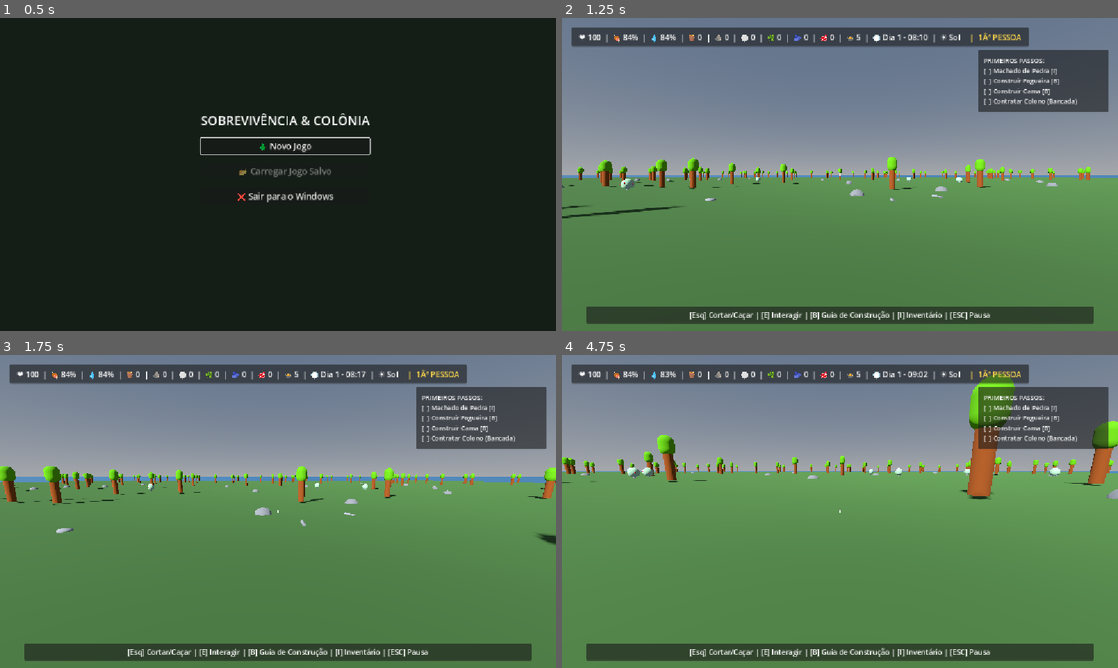
Above: before the commit, frames 1-4 (two rows, left to right).
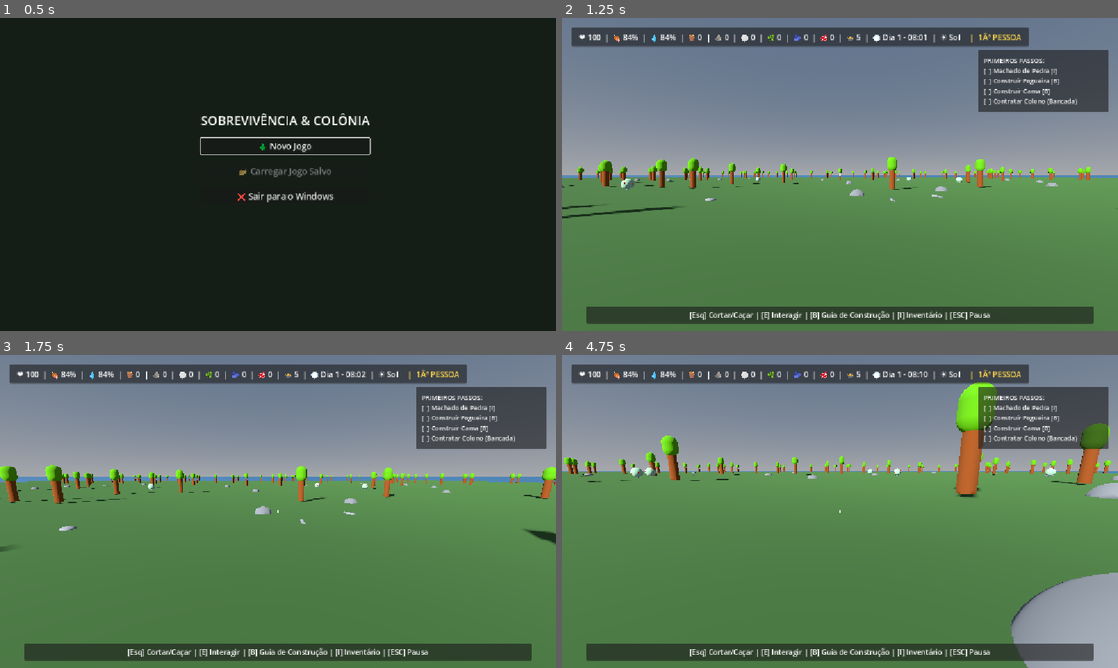
Above: after the commit, the same moments.

Repository: joaomagdaleno/prototipo-colonia
Game: Godot game, scene res://ui/MenuPrincipal.tscn
Two runs of this game, one before a commit and one after it. Both use one fixed random seed, a clock stepped at 60 frames per second and the inputs below.
Inputs (mouse positions are in pixels of both pictures, inside the frame that each line leads up to):
- Up to frame 1 (0.5 s): no input
- Up to frame 2 (1.25 s): click "🌲 Novo Jogo" at 0.5 s
- Up to frame 3 (1.75 s): tap Enter (ui_accept) at 1.25 s; move the mouse to (305, 511) at 1.27 s; press the mouse at (305, 511) at 1.28 s; hold W (mover_frente) from 1.28 s (still down); tap Space (pular) at 1.52 s; tap E (interagir) at 1.55 s
- Up to frame 4 (4.75 s): keep holding W (mover_frente); move the mouse to (812, 511) at 2.02 s; release the mouse at (812, 511) at 2.03 s; tap E (interagir) at 2.1, 3.05, 4.55 s; tap Space (pular) at 2.27, 3.77, 4.52 s; click (812, 511) at 2.3 s; move the mouse to (851, 505) at 2.77 s; press the mouse at (851, 505) at 2.78 s; move the mouse to (834, 517) at 3.52 s; release the mouse at (834, 517) at 3.53 s; right-click (834, 517) at 3.6 s; click (834, 517) at 3.8 s; move the mouse to (878, 514) at 4.27 s; hold Ctrl (agachar) from 4.28 s (still down)

Frame 1 is identical in both runs. In frame 2, less than 0.1% of the frame differs, in the area x 0-87%, y 5-63%; in frame 3, 1.3%; in frame 4, 9.7%, in the area x 0-100%, y 5-100%.
Error after the commit: Parse Error: Expected indented block after "if" block. (res://player/jogador_interacao.gd:18)

Commit message:
Refina construção, clima e interações
Ajusta módulos de parede/teto para escala 1x1 e melhora o snap de construção (tetos em pisos/tetos vizinhos, muros laterais e apoio sobre pisos). Também corrige o posicionamento do fantasma da câmera.

Na jogabilidade, a fogueira agora consome recursos do inventário ou baú, toca feedback de áudio/luz ao cozinhar e mostra mensagens/dicas mais precisas. Interações com árvores e pedras passaram a exigir machado/picareta de pedra, com bloqueio e orientação no HUD.

No sistema global, reduz a velocidade do tempo e do metabolismo e passa a incrementar o dia ao completar 24h. No inventário, atualiza dica de controles no joystick e adiciona fechamento por teclado/controle (B/Círculo/Start).

Diff:
--- a/buildings/ParedeMadeira.tscn
+++ b/buildings/ParedeMadeira.tscn
@@ -3,17 +3,17 @@
 [ext_resource type="Script" path="res://buildings/estrutura_construivel.gd" id="1_8hkeh"]
 
 [sub_resource type="BoxMesh" id="BoxMesh_parede"]
-size = Vector3(2.0, 2.4, 0.2)
+size = Vector3(1.0, 2.4, 0.2)
 
 [sub_resource type="StandardMaterial3D" id="StandardMaterial3D_madeira"]
 albedo_color = Color(0.55, 0.36, 0.2, 1)
 roughness = 0.85
 
 [sub_resource type="BoxShape3D" id="BoxShape3D_parede"]
-size = Vector3(2.0, 2.4, 0.2)
+size = Vector3(1.0, 2.4, 0.2)
 
 [sub_resource type="BoxShape3D" id="BoxShape3D_interacao"]
-size = Vector3(2.4, 2.6, 0.8)
+size = Vector3(1.2, 2.6, 0.8)
 
 [node name="ParedeMadeira" type="Node3D" unique_id=748192001 groups=["paredes"]]
 script = ExtResource("1_8hkeh")
--- a/buildings/TetoMadeira.tscn
+++ b/buildings/TetoMadeira.tscn
@@ -3,17 +3,17 @@
 [ext_resource type="Script" path="res://buildings/estrutura_construivel.gd" id="1_8hkeh"]
 
 [sub_resource type="BoxMesh" id="BoxMesh_teto"]
-size = Vector3(2.0, 0.15, 2.0)
+size = Vector3(1.0, 0.15, 1.0)
 
 [sub_resource type="StandardMaterial3D" id="StandardMaterial3D_teto"]
 albedo_color = Color(0.48, 0.32, 0.18, 1)
 roughness = 0.9
 
 [sub_resource type="BoxShape3D" id="BoxShape3D_teto"]
-size = Vector3(2.0, 0.15, 2.0)
+size = Vector3(1.0, 0.15, 1.0)
 
 [sub_resource type="BoxShape3D" id="BoxShape3D_interacao"]
-size = Vector3(2.2, 0.6, 2.2)
+size = Vector3(1.1, 0.6, 1.1)
 
 [node name="TetoMadeira" type="Node3D" unique_id=748192002 groups=["tetos"]]
 script = ExtResource("1_8hkeh")
--- a/buildings/estrutura_construivel.gd
+++ b/buildings/estrutura_construivel.gd
@@ -221,20 +221,24 @@
 		print("🌧 A fogueira apagou por causa da chuva! Construa um teto acima dela.")
 		return false
 
-	if Global.carne_crua >= 1:
-		Global.carne_crua -= 1
+	if _obter_total_disponivel("carne_crua") >= 1:
+		_consumir_recurso_global_ou_bau("carne_crua", 1)
 		Global.comida += 8
+		AudioManager.tocar("coleta")
+		if is_instance_valid(luz): luz.light_energy = 5.0
 		print("🍖 Carne assada na fogueira! -1 Carne Crua | +8 Comida Pronta")
 		return true
 
-	elif Global.frutas >= 2:
-		Global.frutas -= 2
+	elif _obter_total_disponivel("frutas") >= 2:
+		_consumir_recurso_global_ou_bau("frutas", 2)
 		Global.comida += 5
+		AudioManager.tocar("coleta")
+		if is_instance_valid(luz): luz.light_energy = 5.0
 		print("🍲 Frutas cozidas! -2 Frutas | +5 Comida Pronta")
 		return true
 
 	else:
-		print("Vocï¿½ precisa de pelo menos 2 frutas cruas para cozinhar na fogueira!")
+		print("Você precisa de 1 Carne Crua ou 2 Frutas para cozinhar na fogueira!")
 		return false
 
 func demolir():
--- a/core/global.gd
+++ b/core/global.gd
@@ -41,7 +41,7 @@
 # Tempo e Clima
 var hora_do_dia: float = 8.0
 var dia_atual: int = 1
-const VELOCIDADE_TEMPO: float = 0.25
+const VELOCIDADE_TEMPO: float = 0.04
 enum Clima { ENSOLARADO, NUBLADO, CHUVA, TEMPESTADE }
 var clima_atual: Clima = Clima.ENSOLARADO
 var _tempo_proximo_clima: float = 45.0
@@ -88,7 +88,8 @@
 	# 1. Ciclo Dia e Noite
 	hora_do_dia += VELOCIDADE_TEMPO * delta
 	if hora_do_dia >= 24.0:
-		hora_do_dia = 0.0
+		hora_do_dia -= 24.0
+		dia_atual += 1
 
 	# 2. Variação Climática
 	_tempo_proximo_clima -= delta
@@ -111,8 +112,8 @@
 		_processar_metabolismo()
 
 func _processar_metabolismo():
-	saciedade_jogador = max(0.0, saciedade_jogador - 0.22)
-	hidratacao_jogador = max(0.0, hidratacao_jogador - 0.32)
+	saciedade_jogador = max(0.0, saciedade_jogador - 0.10)
+	hidratacao_jogador = max(0.0, hidratacao_jogador - 0.14)
 
 	# Cura passiva se bem alimentado, hidratado e fora de perigo
 	if saciedade_jogador >= 70.0 and hidratacao_jogador >= 70.0 and tempo_sem_combate >= 6.0:
--- a/player/camera_aerea.gd
+++ b/player/camera_aerea.gd
@@ -108,7 +108,7 @@
 			pincel.atualizar(pos_bruta)
 		elif is_instance_valid(fantasma):
 			pincel.ocultar()
-			var pos = Vector3(round(pos_bruta.x), pos_bruta.y + 0.5, round(pos_bruta.z))
+			var pos = Vector3(round(pos_bruta.x), pos_bruta.y, round(pos_bruta.z))
 			fantasma.visible = true
 			fantasma.global_position = pos
 			fantasma.rotation.y = rotacao_atual
--- a/player/jogador_interacao.gd
+++ b/player/jogador_interacao.gd
@@ -15,7 +15,15 @@
 	if raycast.is_colliding():
 		var alvo = raycast.get_collider()
 		if alvo.has_method("receber_dano"):
-			var dano = _calcular_dano_contra(alvo)
+			if alvo.is_in_group("arvores") and Global.tier_machado <= 0:
+			AudioManager.tocar("dano")
+			print("🪓 Você precisa fabricar um Machado de Pedra no Inventário [I] para cortar árvores!")
+			return
+		if alvo.is_in_group("pedras") and Global.tier_picareta <= 0:
+			AudioManager.tocar("dano")
+			print("⛏ Você precisa fabricar uma Picareta de Pedra no Inventário [I] para minerar rochas!")
+			return
+		var dano = _calcular_dano_contra(alvo)
 			AudioManager.tocar("golpe")
 			alvo.receber_dano(dano)
 			return
@@ -136,7 +144,11 @@
 				return btn_interagir + " Colher Cultivo (+4 Frutas)"
 			return "🌱 Cultivando... " + str(int(est.progresso_cultivo)) + "%"
 		elif est.is_fogueira:
-			return btn_interagir + " Cozinhar (1 Carne -> 8 Comida | 2 Frutas -> 5)"
+			if (Global.carne_crua + int(Global.estoque_total_baus.get("carne_crua", 0))) >= 1:
+				return btn_interagir + " Assar Carne (1 Carne -> +8 Comida)"
+			elif (Global.frutas + int(Global.estoque_total_baus.get("frutas", 0))) >= 2:
+				return btn_interagir + " Cozinhar Frutas (2 Frutas -> +5 Comida)"
+			return "Fogueira (Precisa de 1 Carne Crua ou 2 Frutas)"
 		elif est.is_cama:
 			return btn_interagir + " Dormir até Amanhecer" if Global.esta_de_noite() else "Cama (Disponível à noite)"
 		elif est.is_portao:
@@ -150,9 +162,13 @@
 
 	_atualizar_visual_ferramenta("machado")
 	if alvo.is_in_group("arvores"):
+		if Global.tier_machado <= 0:
+			return "🪓 Requer Machado de Pedra [I]"
 		return btn_bater + " Cortar Árvore (Dano " + str(_calcular_dano_contra(alvo)) + ")"
 	elif alvo.is_in_group("pedras"):
 		_atualizar_visual_ferramenta("picareta")
+		if Global.tier_picareta <= 0:
+			return "⛏ Requer Picareta de Pedra [I]"
 		return btn_bater + " Minerar Rocha (Dano " + str(_calcular_dano_contra(alvo)) + ")"
 	elif alvo.is_in_group("animais"):
 		_atualizar_visual_ferramenta("lanca")
--- a/player/jogador_mobilia.gd
+++ b/player/jogador_mobilia.gd
@@ -145,17 +145,47 @@
 
 	# 4. Snap para Tetos (encaixa no topo de Paredes a 2.4m de altura)
 	if fantasma_1p.is_in_group("tetos") or ("is_teto" in fantasma_1p and fantasma_1p.is_teto):
-		var menor_dist = 2.0
-		var melhor_encaixe = pos_alvo
-		for p in get_tree().get_nodes_in_group("paredes"):
-			if not is_instance_valid(p) or pos_alvo.distance_squared_to(p.global_position) > 25.0: continue
-			var topo_parede = p.global_position + Vector3(0, 2.4, 0)
-			var d = pos_alvo.distance_to(topo_parede)
+		var menor_dist = 1.6
+		var melhor_encaixe = pos_alvo
+		for piso in get_tree().get_nodes_in_group("pisos"):
+			if not is_instance_valid(piso) or pos_alvo.distance_squared_to(piso.global_position) > 25.0: continue
+			var topo_piso = piso.global_position + Vector3(0, 2.4, 0)
+			var d = Vector2(pos_alvo.x, pos_alvo.z).distance_to(Vector2(topo_piso.x, topo_piso.z))
 			if d < menor_dist:
 				menor_dist = d
-				melhor_encaixe = topo_parede
-				rotacao_mobilia = p.rotation.y
-		return melhor_encaixe
+				melhor_encaixe = topo_piso
+				rotacao_mobilia = piso.rotation.y
+		for t in get_tree().get_nodes_in_group("tetos"):
+			if t == fantasma_1p or not is_instance_valid(t) or pos_alvo.distance_squared_to(t.global_position) > 25.0: continue
+			for dir in [Vector3(1,0,0), Vector3(-1,0,0), Vector3(0,0,1), Vector3(0,0,-1)]:
+				var ponto = t.global_position + dir.rotated(Vector3.UP, t.rotation.y)
+				var d = Vector2(pos_alvo.x, pos_alvo.z).distance_to(Vector2(ponto.x, ponto.z))
+				if d < menor_dist:
+					menor_dist = d
+					melhor_encaixe = ponto
+					rotacao_mobilia = t.rotation.y
+		return melhor_encaixe
+
+	# 5. Snap lateral para Muros de Pedra (1.0m)
+	if "is_muro" in fantasma_1p and fantasma_1p.is_muro:
+		var menor_dist = 1.4
+		var melhor_encaixe = pos_alvo
+		for m in get_tree().get_nodes_in_group("construidos") + get_tree().get_nodes_in_group("projetos"):
+			if m == fantasma_1p or not is_instance_valid(m) or not ("is_muro" in m and m.is_muro): continue
+			for dir in [Vector3(1.0, 0, 0), Vector3(-1.0, 0, 0)]:
+				var ponto = m.global_position + dir.rotated(Vector3.UP, m.rotation.y)
+				var d = pos_alvo.distance_to(ponto)
+				if d < menor_dist:
+					menor_dist = d
+					melhor_encaixe = ponto
+					rotacao_mobilia = m.rotation.y
+		return melhor_encaixe
+
+	# 6. Apoiar moveis/estruturas sobre Pisos sem afundar
+	for piso in get_tree().get_nodes_in_group("pisos"):
+		if is_instance_valid(piso) and abs(pos_alvo.x - piso.global_position.x) <= 0.55 and abs(pos_alvo.z - piso.global_position.z) <= 0.55:
+			pos_alvo.y = max(pos_alvo.y, piso.global_position.y + 0.1)
+			break
 
 	return pos_alvo
 
--- a/ui/hud_inventario.gd
+++ b/ui/hud_inventario.gd
@@ -102,7 +102,7 @@
 	var status_equip = "Machado T" + str(Global.tier_machado) + " | Picareta T" + str(Global.tier_picareta) + " | Lança T" + str(Global.tier_lanca)
 	var status_mochila = "Mochila Couro (+25% Vel / +1 Coleta)" if Global.tem_mochila_couro else "Sem Mochila"
 	var status_cura = "ATIVA (+2 HP/s)" if (Global.saciedade_jogador >= 70.0 and Global.hidratacao_jogador >= 70.0 and Global.tempo_sem_combate >= 6.0) else "Inativa (Requer >=70% Fome/Sede e paz)"
-	var dica = "[D-Pad Cima / Start] Fechar  |  [Y] Melhorar Ferramenta" if Global.usando_joystick else "[I / ESC] Fechar  |  [Clique] Usar/Fabricar"
+	var dica = "[B / Círculo / Start] Fechar  |  [D-Pad] Navegar  |  [Y] Melhorar" if Global.usando_joystick else "[I / ESC] Fechar  |  [Clique] Usar/Fabricar"
 
 	label_conteudo.text = (
 		"=== INVENTÁRIO & FORJA DE TIERS ===\n" +
@@ -160,6 +160,20 @@
 	if not estava_aberto:
 		btn_comer_refeicao.grab_focus()
 
+func _input(event):
+	if not painel.visible or get_tree().paused:
+		return
+	var fechou := false
+	if event is InputEventKey and event.pressed and not event.echo and (event.keycode == KEY_I or event.keycode == KEY_ESCAPE):
+		fechou = true
+	elif event is InputEventJoypadButton and event.pressed and (event.button_index == JOY_BUTTON_B or event.button_index == JOY_BUTTON_START):
+		fechou = true
+	if fechou:
+		var jogador = get_tree().current_scene.get_node_or_null("Jogador")
+		if is_instance_valid(jogador) and jogador.inventario_aberto:
+			jogador._alternar_inventario()
+		get_viewport().set_input_as_handled()
+
 func _unhandled_input(event):
 	if painel.visible and not get_tree().paused and event is InputEventJoypadButton and event.pressed and event.button_index == JOY_BUTTON_Y:
 		if not btn_machado.disabled: Global.melhorar_machado()
